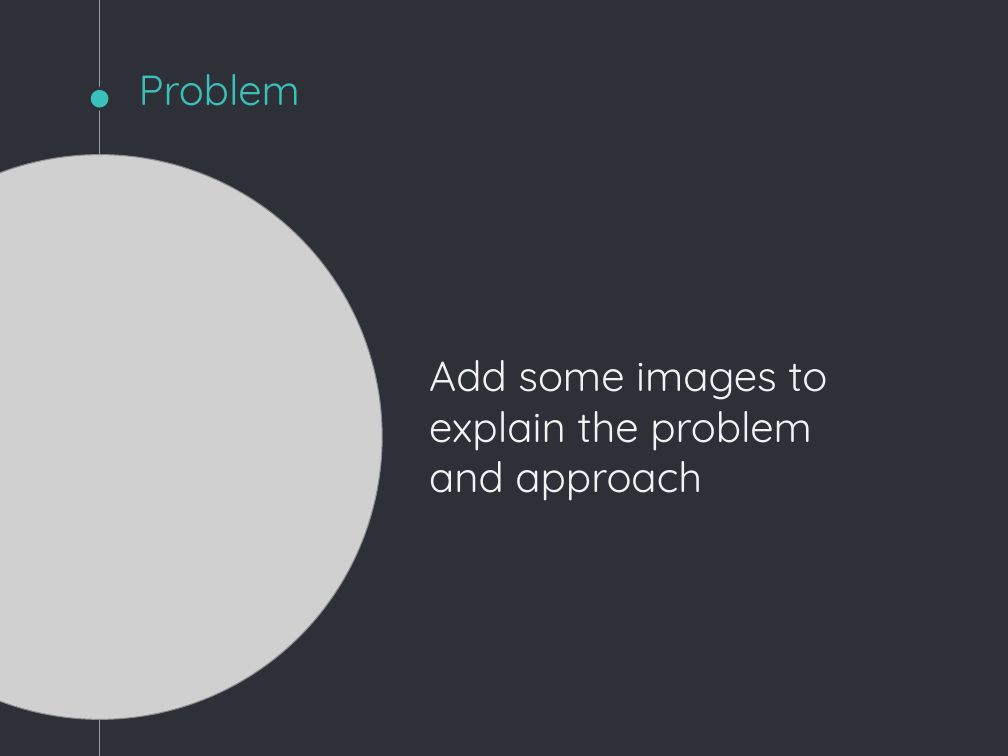
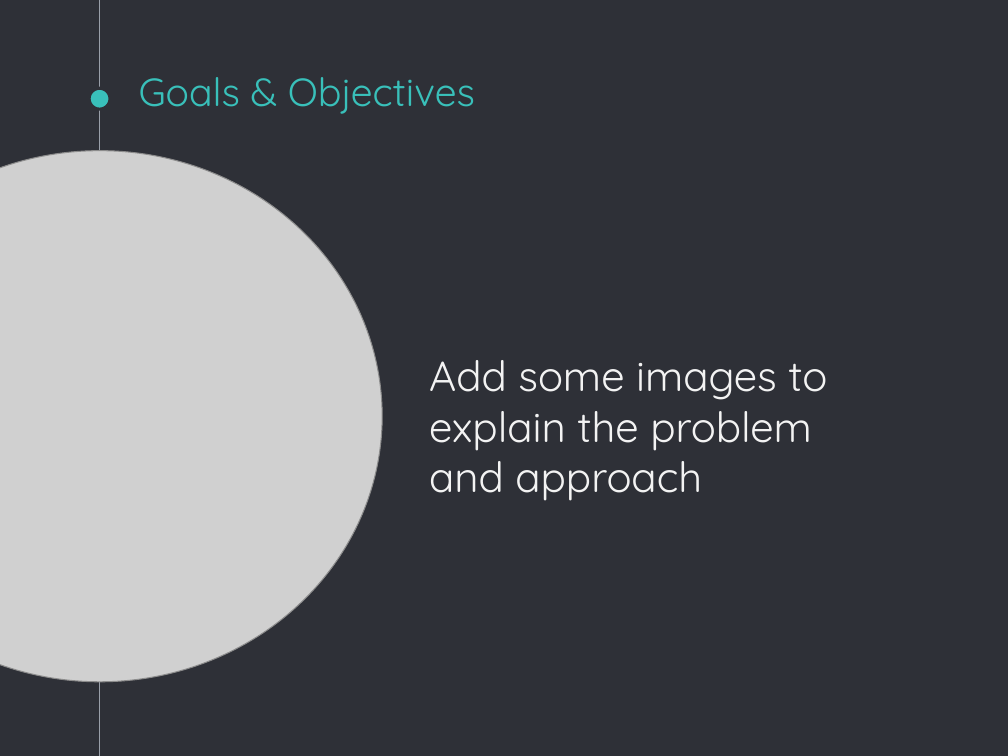
Before and after one commit to SimuJenni/RD-project, a slide deck: slide 4 of doc/initial-plan.pptx. Drawn at 1008x756 pixels with LibreOffice and Linux fonts; fonts in the diff are those of the drawing; grey boxes stand for pictures. Boxes give left, top, right and bottom in pixels: in the first picture for what was removed or moved away, otherwise in the second. Text is boxed around its words. In the diff, an @@ line names an element or a change of style, - is before the commit and + after.

```diff
--- a/doc/initial-plan.pptx
+++ b/doc/initial-plan.pptx
@@ title at (x1=139, y1=77, x2=475, y2=114): text changed; size 30 to 28 pt @@
-Problem
+Goals & Objectives
@@ picture resized from (x1=0, y1=154, x2=382, y2=719) to (x1=0, y1=150, x2=382, y2=681) @@
```
Also in this commit, not shown: 2 other slides changed, 4 slides added, 2 slides removed, 1 other file.
